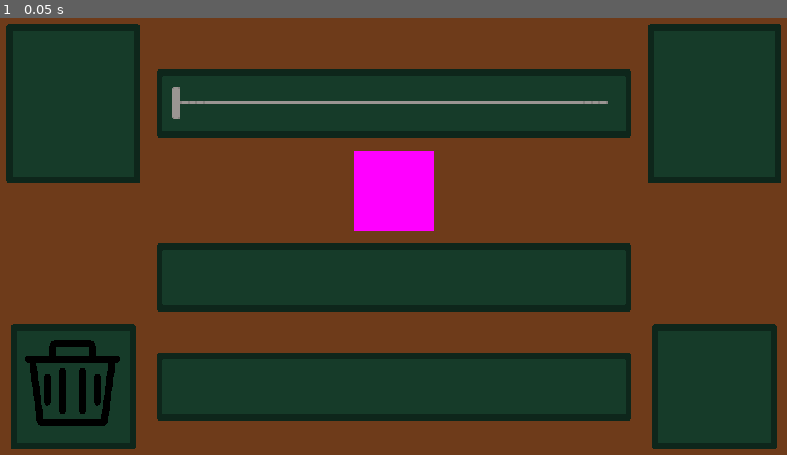
Above: before the commit, frame 1.
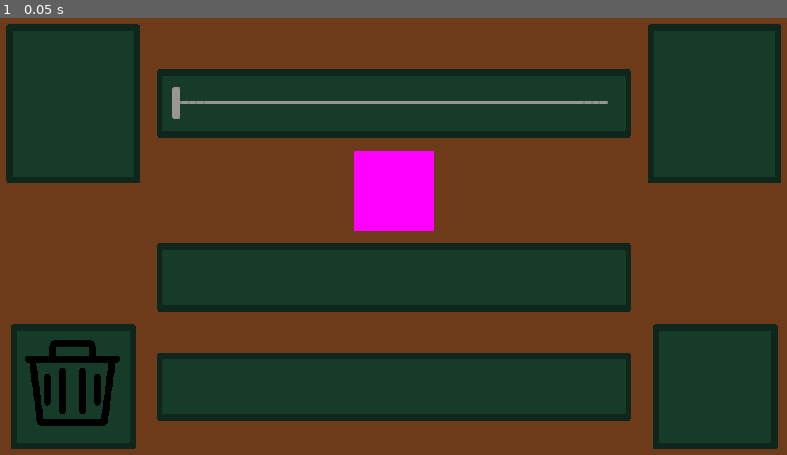
Above: after the commit, the same moment.

Repository: Splashy-Inc/caddishack
Game: Godot game, scene res://SCENES/bracelet_station.tscn
Two runs of this game, one before a commit and one after it. Both use one fixed random seed, a clock stepped at 60 frames per second and the inputs below. This scene is started directly instead of the project's main scene.
Inputs:
- Up to frame 1 (0.05 s): no input

The runs differ from the first frame. In frame 1, less than 0.1% of the frame differs, in the area x 82-99%, y 70-99%.

Commit message:
Initial setup of bead pile scene and script

Diff:
--- /dev/null
+++ b/SCENES/bead_pile.tscn
@@ -0,0 +1,10 @@
+[gd_scene load_steps=3 format=3 uid="uid://c1n021prjqmpo"]
+
+[ext_resource type="Texture2D" uid="uid://bfow72ounkx82" path="res://ASSETS/Art/CRAFTSTATION/Bead_Pile.png" id="1_ac3d7"]
+[ext_resource type="Script" path="res://SCRIPTS/bead_pile.gd" id="1_jsg61"]
+
+[node name="BeadPile" type="Node2D"]
+script = ExtResource("1_jsg61")
+
+[node name="Background" type="Sprite2D" parent="."]
+texture = ExtResource("1_ac3d7")
--- a/SCENES/bracelet_station.tscn
+++ b/SCENES/bracelet_station.tscn
@@ -6,7 +6,7 @@
 [ext_resource type="Texture2D" uid="uid://cpba5u8id3mkb" path="res://ASSETS/Art/CRAFTSTATION/Bead_Play.png" id="4_4awb4"]
 [ext_resource type="PackedScene" uid="uid://djtrgcksij3rs" path="res://SCENES/submit_button.tscn" id="4_ugfj2"]
 [ext_resource type="Texture2D" uid="uid://eu8kicuvwhb3" path="res://ASSETS/Art/CRAFTSTATION/Discard_Pile.png" id="5_n16vn"]
-[ext_resource type="Texture2D" uid="uid://bfow72ounkx82" path="res://ASSETS/Art/CRAFTSTATION/Bead_Pile.png" id="6_v1mrb"]
+[ext_resource type="PackedScene" uid="uid://c1n021prjqmpo" path="res://SCENES/bead_pile.tscn" id="7_atnpg"]
 
 [node name="BraceletStation" type="Node"]
 
@@ -40,6 +40,5 @@
 position = Vector2(640, 425)
 texture = ExtResource("4_4awb4")
 
-[node name="DrawPile" type="Sprite2D" parent="PlayingField"]
+[node name="DrawPile" parent="PlayingField" instance=ExtResource("7_atnpg")]
 position = Vector2(1153, 600)
-texture = ExtResource("6_v1mrb")
--- /dev/null
+++ b/SCRIPTS/bead_pile.gd
@@ -0,0 +1,14 @@
+extends Node2D
+
+class_name BeadPile
+
+@export var info : BeadPileInfo
+
+# Called when the node enters the scene tree for the first time.
+func _ready() -> void:
+	pass # Replace with function body.
+
+
+# Called every frame. 'delta' is the elapsed time since the previous frame.
+func _process(delta: float) -> void:
+	pass
